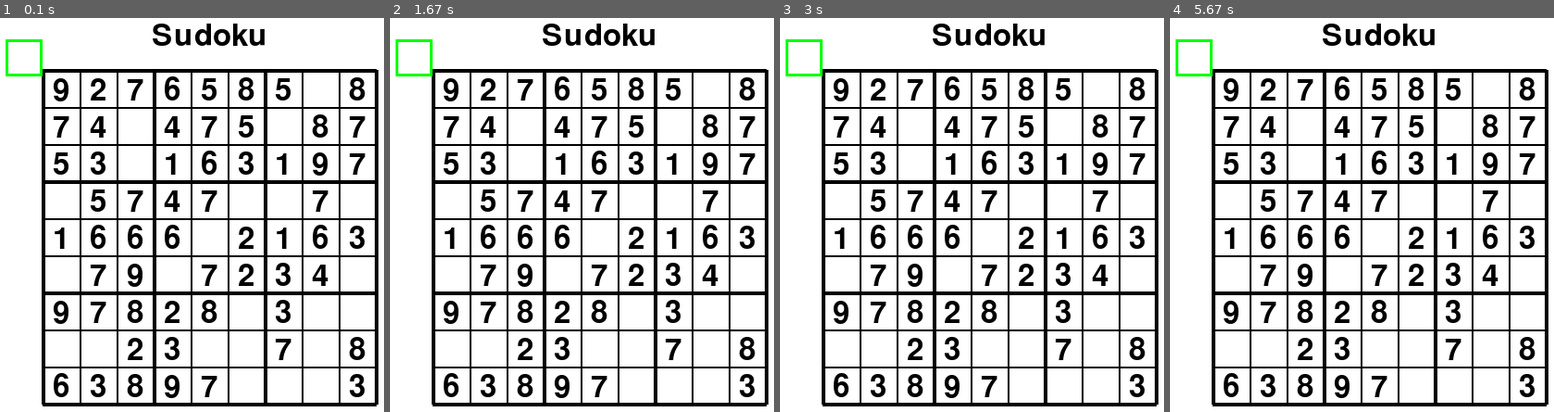
Above: before the commit, frames 1-4 (left to right).
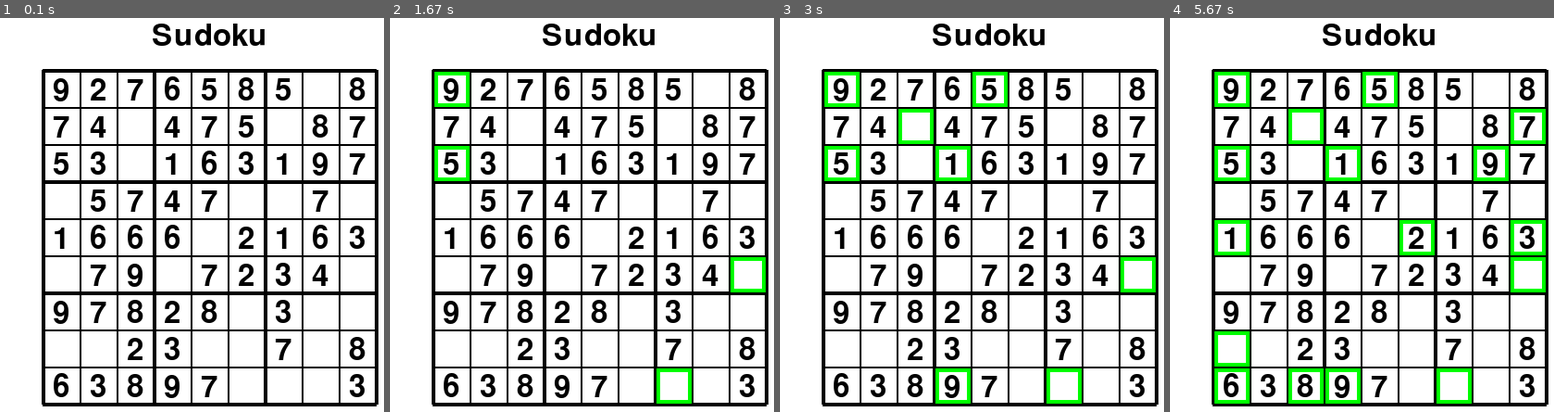
Above: after the commit, the same moments.

Repository: MrReedQEGS/Pygame-Sudoku
Game: pygame game, started from main.py
The game is run twice, just before and just after one commit, with the same random seed, the same clock (stepped at 60 frames per second) and the same inputs.
Inputs (mouse positions are in pixels of both pictures, inside the frame that each line leads up to):
- Up to frame 1 (0.1 s): no input
- Up to frame 2 (1.67 s): click (outside the picture) at 0.38 s; click (outside the picture) at 0.72 s; click (416, 179) at 1.05 s; click (443, 33) at 1.38 s
- Up to frame 3 (3 s): click (1002, 57) at 1.72 s; click (outside the picture) at 2.05 s; click (968, 167) at 2.38 s; click (906, 144) at 2.72 s
- Up to frame 4 (5.67 s): click (1534, 222) at 3.05 s; click (1185, 345) at 3.38 s; click (1504, 163) at 3.72 s; click (1511, 116) at 4.05 s; click (1404, 254) at 4.38 s; click (1204, 238) at 4.72 s; click (outside the picture) at 5.05 s; click (outside the picture) at 5.38 s

The runs differ from the first frame. In frame 1, 0.3% of the frame differs, in the area x 1-12%, y 5-15%; in frame 2, 1.5%; in frame 3, 2.7%; in frame 4, 5.2%, in the area x 1-98%, y 5-98%.

Commit message:
Update main.py
Cell highlight works

Diff:
--- a/main.py
+++ b/main.py
@@ -11,6 +11,7 @@
 CELL_SIZE = 40                 # pixels per cell
 LINE_THICKNESS_THIN = 2
 LINE_THICKNESS_THICK = 4
+CELL_HIGHLIGHT_WIDTH = 4
 
 TEXT = "Sudoku"
 FONT_SIZE = 48
@@ -39,6 +40,7 @@
 Y_PADDING = 6
 
 theNumbers = []
+highlightedCells = []
 
 #It is not a valid grid in terms of game play.  This is just a test function to allow me to
 #make sure the numbers line up when it is all printed out.
@@ -97,13 +99,21 @@
   if(row>=GRID_SIZE):
     row = GRID_SIZE-1
 
-  return col,row
+  return (col,row)
 
-def HighlightCell(col,row):
+def HighlightCell(aCell):
   #Draw a box outline the correct size in a particular cell
-  rect = pygame.Rect(100, 100, CELL_SIZE, CELL_SIZE)
-  pygame.draw.rect(screen, GREEN, rect, 3)
-  #print(col,row)
+  smallOffset = 2
+  col = aCell[0]
+  row = aCell[1]
+  x = grid_x0 + col*CELL_SIZE + smallOffset
+  y = grid_y0 + row*CELL_SIZE + smallOffset
+  rect = pygame.Rect(x, y, CELL_SIZE-smallOffset, CELL_SIZE-smallOffset)
+  pygame.draw.rect(screen, GREEN, rect, CELL_HIGHLIGHT_WIDTH)
+
+def HighlightAllCellsNeeded():
+  for cell in highlightedCells:
+    HighlightCell(cell)
 
 running = True
 RandomGrid()
@@ -116,10 +126,9 @@
     if event.type == pygame.MOUSEBUTTONDOWN:
       if event.button == 1:
         click_x, click_y = event.pos
-        someCol,someRow = WhatCellWasClicked(click_x,click_y)
-        HighlightCell(someCol,someRow)
-
-
+        someCell = WhatCellWasClicked(click_x,click_y)
+        highlightedCells.append(someCell)
+        print(someCell)
 
   # Background
   screen.fill(WHITE)
@@ -129,11 +138,7 @@
 
   DrawGrid()
   DrawNumbers()
-
-  #testing
-  rect = pygame.Rect(100, 100, CELL_SIZE, CELL_SIZE)
-  pygame.draw.rect(screen, GREEN, rect, 3)
-
+  HighlightAllCellsNeeded()
 
   pygame.display.flip()
   clock.tick(FPS)
